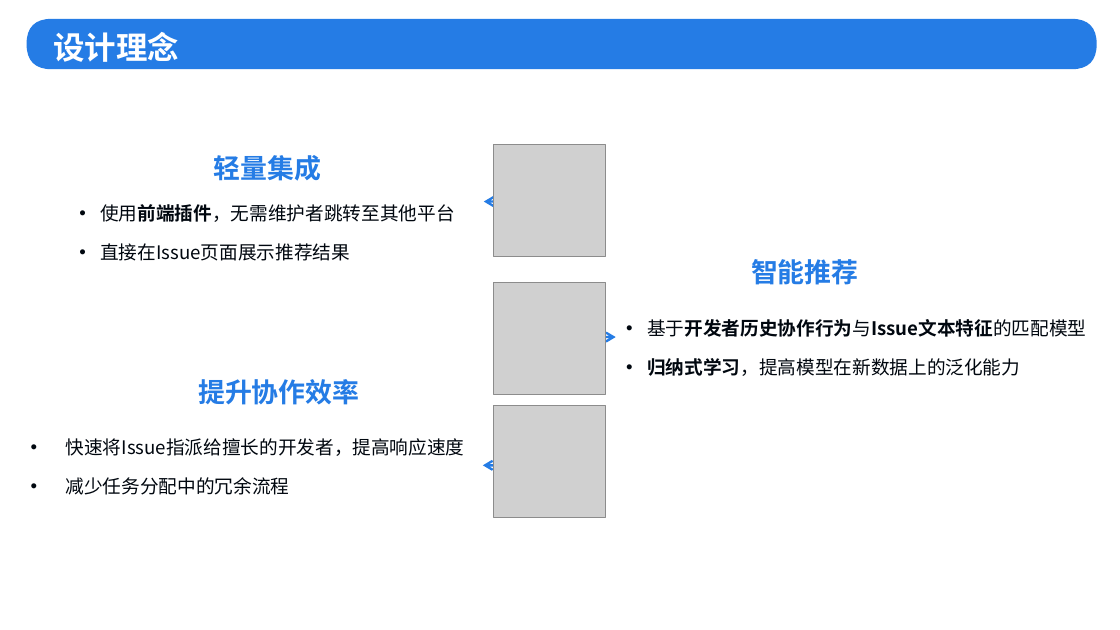
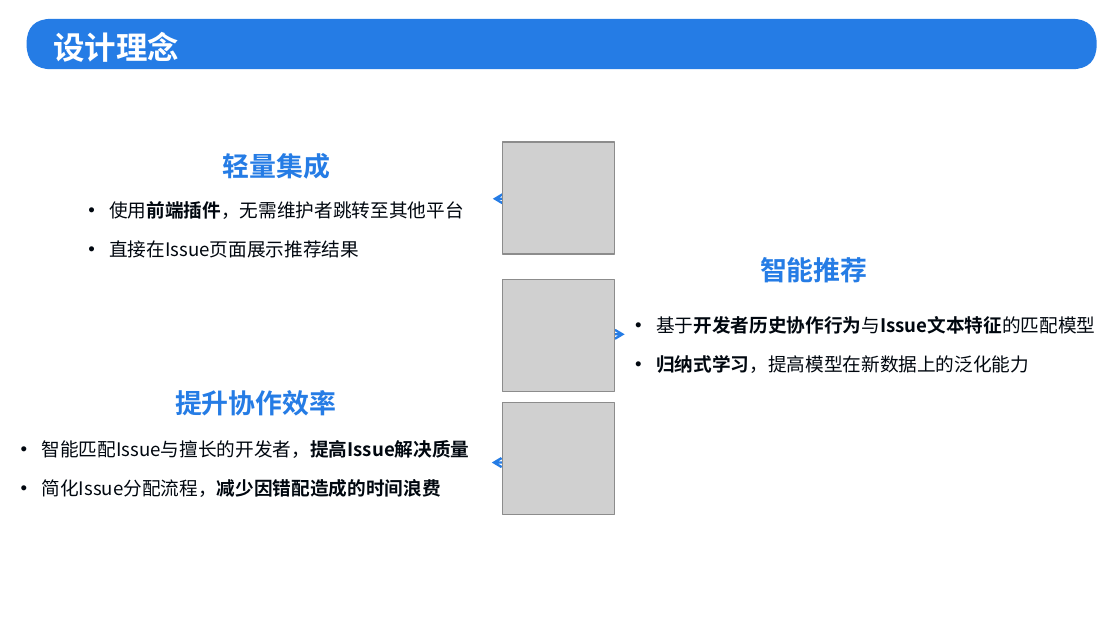
Before and after one commit to zhingoll/Issue-Assigner-BaaS, a slide deck: slide 7 of 初赛/OpenRank杯初赛-灵配.pptx. Drawn at 1120x630 pixels with LibreOffice and Linux fonts; fonts in the diff are those of the drawing; grey boxes stand for pictures; background and template pictures are left out. Boxes give left, top, right and bottom in pixels: in the first picture for what was removed or moved away, otherwise in the second. Text is boxed around its words. In the diff, an @@ line names an element or a change of style, - is before the commit and + after.

```diff
--- a/初赛/OpenRank杯初赛-灵配.pptx
+++ b/初赛/OpenRank杯初赛-灵配.pptx
@@ 3 pictures, 3 texts, 1 freeform shape: place and size @@
-3 pictures, 3 texts, 1 freeform shape at (214,144,1086,517)
+3 pictures, 3 texts, 1 freeform shape at (223,142,1095,515)
@@ text "提升协作效率": place and size @@
-text "提升协作效率" at (198,379,359,405)
+text "提升协作效率" at (175,390,336,416)
@@ text at (42,440,470,497): text changed @@
-• 快速将Issue指派给擅长的开发者，提高响应速度
-• 减少任务分配中的冗余流程
+• 智能匹配Issue与擅长的开发者，提高Issue解决质量
+• 简化Issue分配流程，减少因错配造成的时间浪费
@@ 2 freeform shapes, 1 text: place and size @@
-2 freeform shapes, 1 text at (100,202,505,466)
+2 freeform shapes, 1 text at (109,199,514,463)
```
Also in this commit, not shown: 2 other slides changed, 1 slide added.
